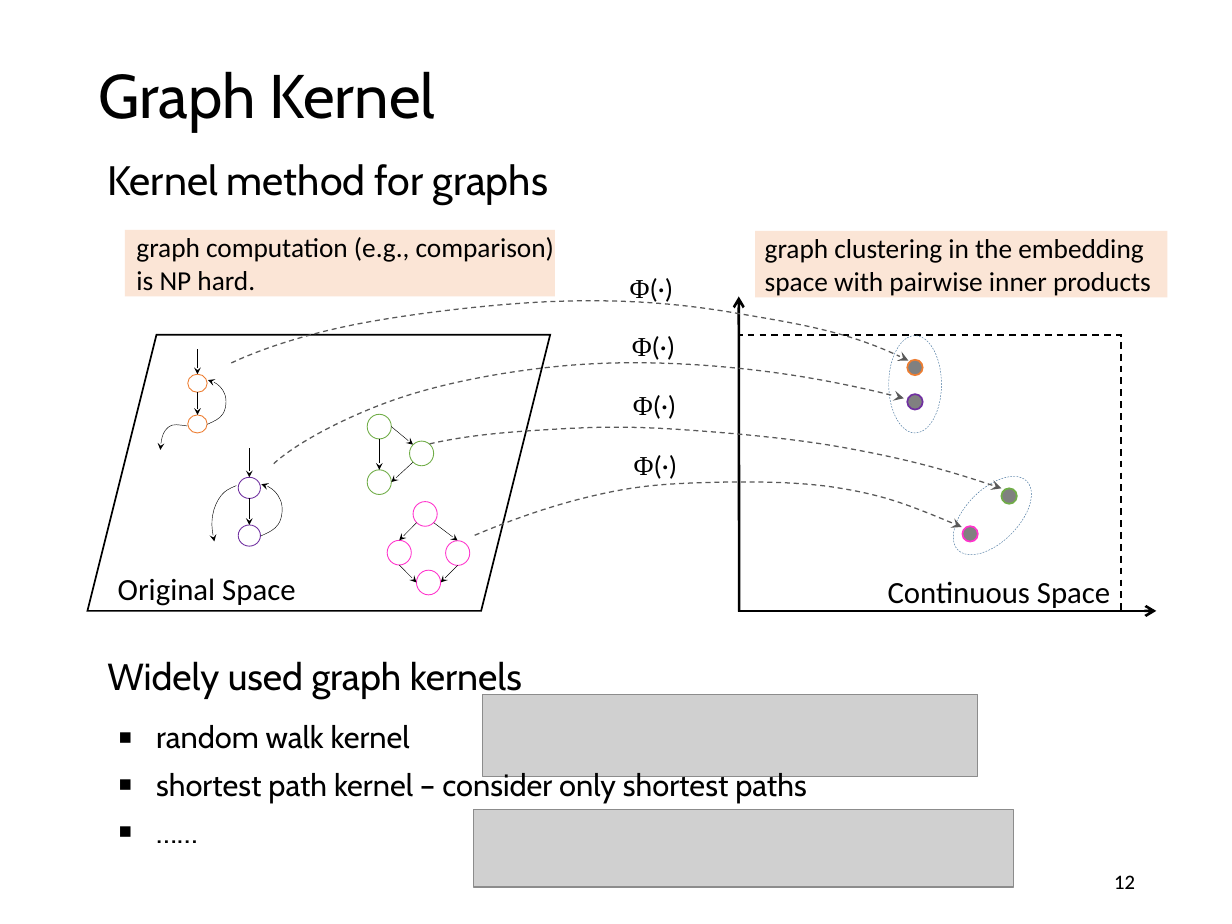
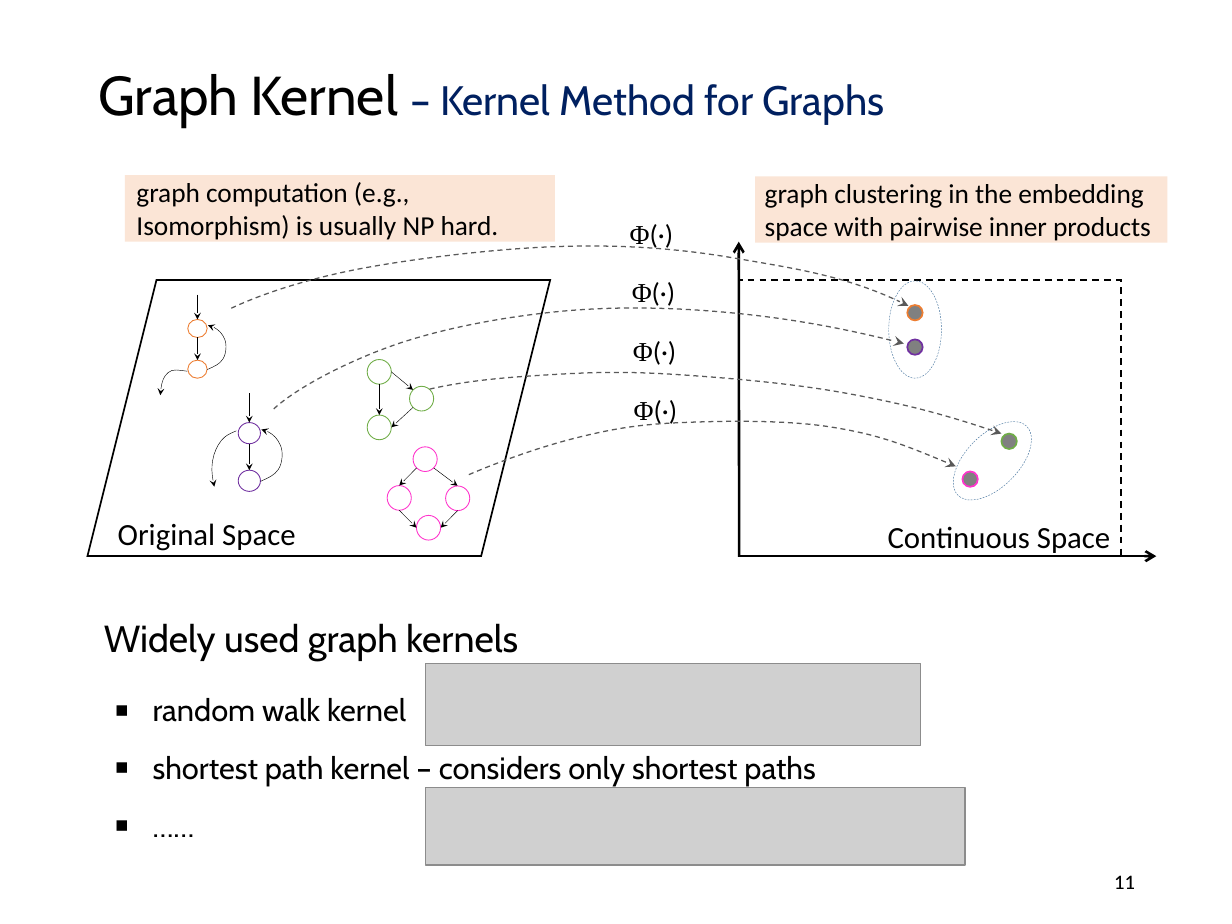
Before and after one commit to guxd/guxd.github.io, a slide deck: slide 11 of papers/slides/codekernel.pptx (slide 12 before the commit). Drawn at 1232x924 pixels with LibreOffice and Linux fonts; fonts in the diff are those of the drawing; grey boxes stand for pictures. Boxes give left, top, right and bottom in pixels: in the first picture for what was removed or moved away, otherwise in the second. Text is boxed around its words. In the diff, an @@ line names an element or a change of style, - is before the commit and + after.

Commit message:
update code kernel slides

```diff
--- a/papers/slides/codekernel.pptx
+++ b/papers/slides/codekernel.pptx
@@ title at box(99, 74, 885, 128): text changed; size 36 to 24 pt; text colour #000000 to #002060 @@
-Graph Kernel
+Graph Kernel – Kernel Method for Graphs
@@ text removed at box(108, 164, 548, 205) @@
-Kernel method for graphs
@@ text in rectangle at box(136, 182, 499, 240): text changed @@
-  graph computation (e.g., comparison) is NP hard.
+  graph computation (e.g., Isomorphism) is usually NP hard.
@@ 17 ellipses, 13 arrows, 7 freeform shapes, 6 texts, 3 rectangles, 1 parallelogram: place and size @@
-17 ellipses, 13 arrows, 7 freeform shapes, 6 texts, 3 rectangles, 1 parallelogram at box(87, 230, 1168, 612)
+17 ellipses, 13 arrows, 7 freeform shapes, 6 texts, 3 rectangles, 1 parallelogram at box(87, 175, 1168, 557)
@@ freeform shape: place and size @@
-freeform shape at box(473, 394, 961, 664)
+freeform shape at box(468, 334, 956, 604)
@@ text "Widely used graph kernels": place and size @@
-text "Widely used graph kernels" at box(107, 661, 806, 802)
+text "Widely used graph kernels" at box(104, 623, 815, 786)
@@ text at box(104, 623, 518, 722): more space between paragraphs @@
@@ picture: place and size @@
-picture at box(483, 694, 978, 776)
+picture at box(425, 663, 920, 745)
@@ text at box(153, 756, 815, 786): text changed @@
-  ■ shortest path kernel – consider only shortest paths
+  ■ shortest path kernel – considers only shortest paths
@@ picture: place and size @@
-picture at box(473, 809, 1013, 887)
+picture at box(425, 787, 965, 865)
@@ page number at box(870, 856, 1147, 906): text changed @@
-12
+11
@@ page number at box(1114, 875, 1135, 889): text changed @@
-12
+11
```
Also in this commit, not shown: 20 other slides changed, 2 slides added, 2 slides removed.
